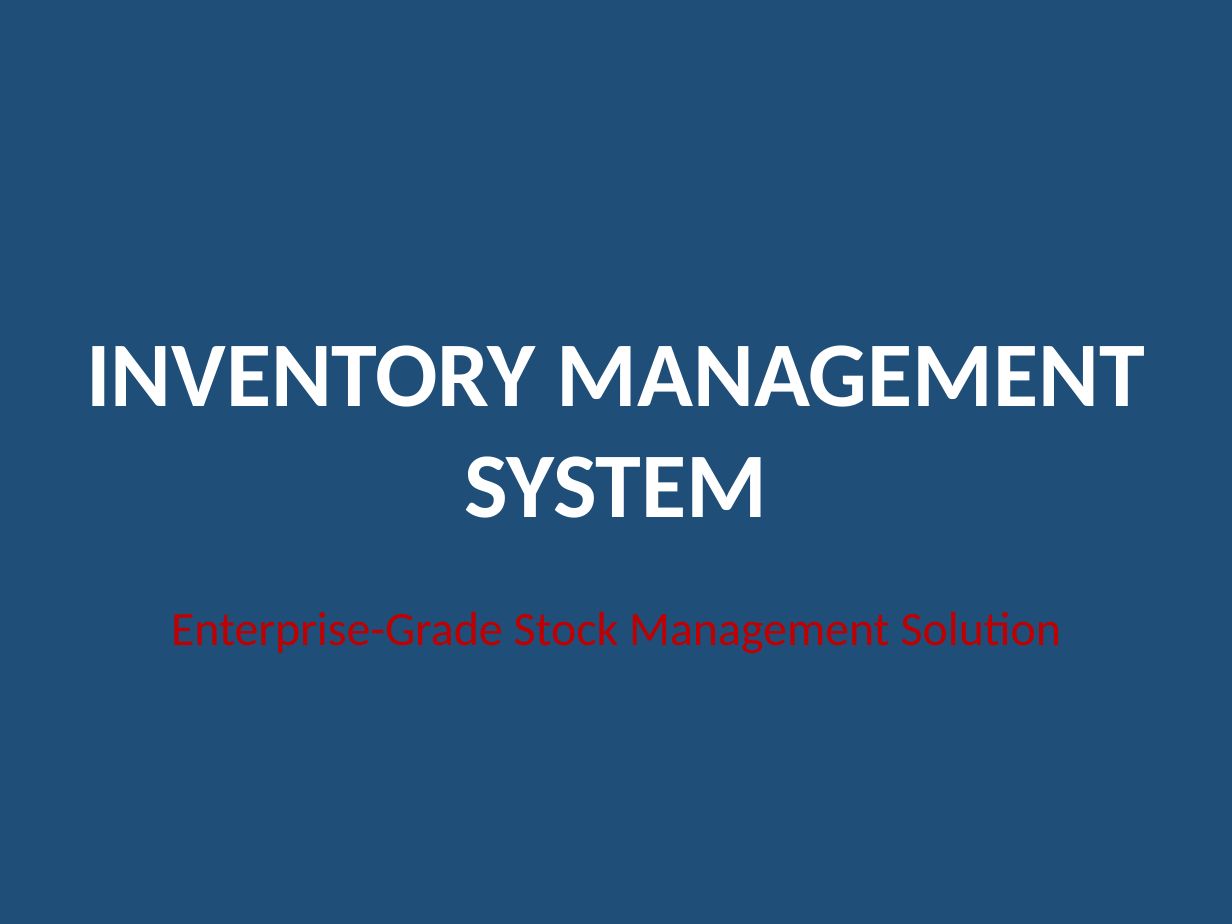
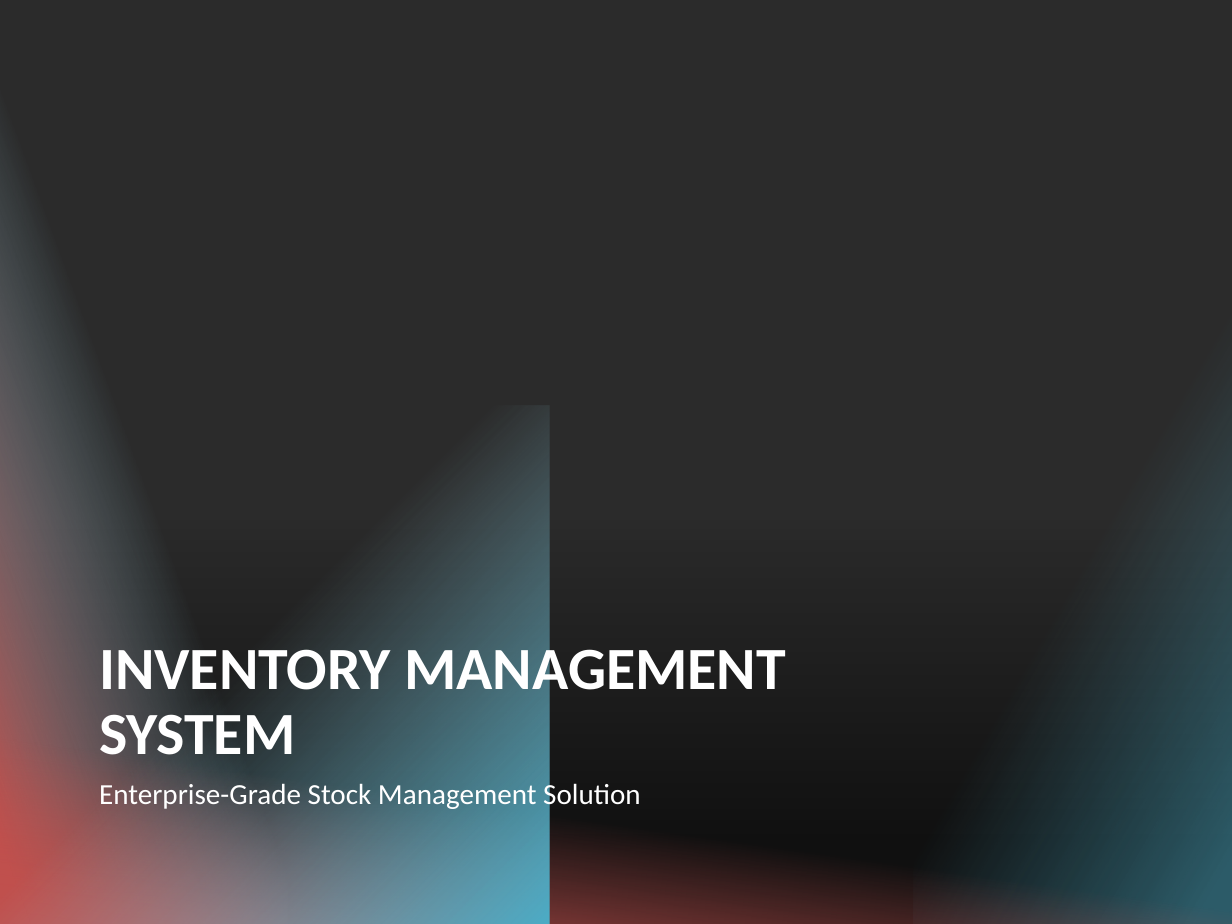
Before and after one commit to syedsanaulhaq/ims-v2, a slide deck: slide 1 of IMS_System_Presentation.pptx. Drawn at 1232x924 pixels with LibreOffice and Linux fonts; fonts in the diff are those of the drawing; background and template pictures are left out; a plain dark background stands for a picture behind light text. Boxes give left, top, right and bottom in pixels: in the first picture for what was removed or moved away, otherwise in the second. Text is boxed around its words. In the diff, an @@ line names an element or a change of style, - is before the commit and + after.

```diff
--- a/IMS_System_Presentation.pptx
+++ b/IMS_System_Presentation.pptx
@@ background #1F4E79 to picture (left out) @@
@@ rectangle added at [0,0,287,924], fill gradient #C0504D to #93CDDD @@
@@ rectangle added at [913,2,1232,924], fill gradient #4BACC6 @@
@@ rectangle added at [0,406,549,924], fill gradient #4BACC6 to #93CDDD @@
@@ rectangle added at [0,521,1232,924], fill gradient #000000 @@
@@ text "INVENTORY MANAGEMENT SYSTEM": place and size @@
-text "INVENTORY MANAGEMENT SYSTEM" at [86,345,1145,518]
+text "INVENTORY MANAGEMENT SYSTEM" at [99,640,786,769]
@@ text "INVENTORY MANAGEMENT SYSTEM" at [99,640,786,769]: size 54 to 35 pt; alignment centre to left; line spacing 1 to 0.9; more space between paragraphs; vertical alignment top to bottom @@
@@ rectangle added at [0,712,1232,924], fill gradient #C0504D @@
@@ text "Enterprise-Grade Stock Management Solution": place and size @@
-text "Enterprise-Grade Stock Management Solution" at [171,611,1061,653]
+text "Enterprise-Grade Stock Management Solution" at [99,780,641,812]
@@ text "Enterprise-Grade Stock Management Solution" at [99,780,641,812]: size 28 to 17 pt, text colour #C00000 to #FFFFFF; alignment centre to left; line spacing 1 to 0.9; more space between paragraphs @@
```
Also in this commit, not shown: 1 other slide changed, 1 slide added, 4 other files.
